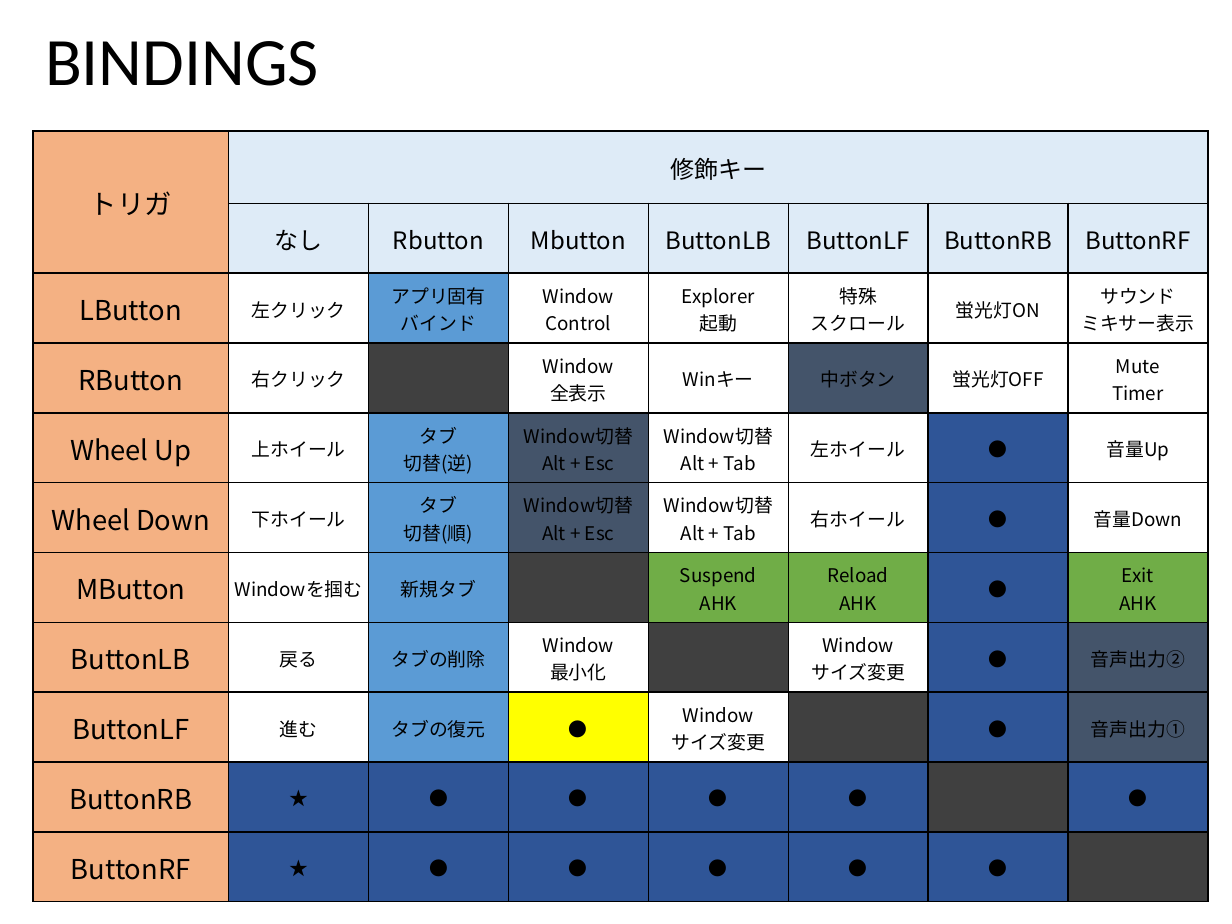
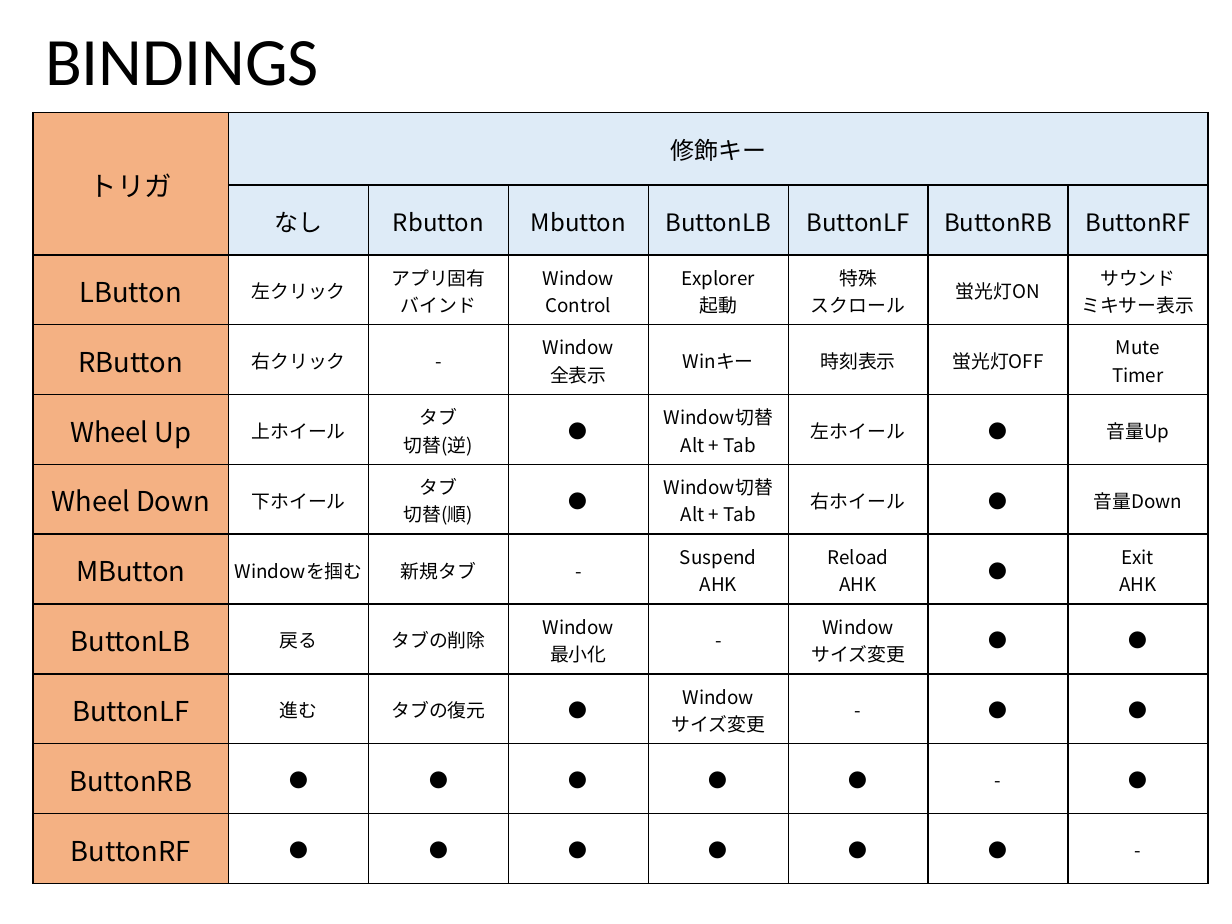
Before and after one commit to ittooo66/myAHK, a slide deck: slide 16 of MANUAL.pptx. Drawn at 1232x924 pixels with LibreOffice and Linux fonts; fonts in the diff are those of the drawing. Boxes give left, top, right and bottom in pixels: in the first picture for what was removed or moved away, otherwise in the second. Text is boxed around its words. In the diff, an @@ line names an element or a change of style, - is before the commit and + after.

```diff
--- a/MANUAL.pptx
+++ b/MANUAL.pptx
@@ table at <box>33,113,1212,885</box> @@
-row 4, column 3: 
+row 4, column 3: -
-row 4, column 6: 中ボタン
+row 4, column 6: 時刻表示
-row 5, column 4: Window切替 / Alt + Esc
+row 5, column 4: ●
-row 6, column 4: Window切替 / Alt + Esc
+row 6, column 4: ●
-row 7, column 4: 
+row 7, column 4: -
-row 8, column 5: 
+row 8, column 5: -
-row 8, column 8: 音声出力②
+row 8, column 8: ●
-row 9, column 6: 
+row 9, column 6: -
-row 9, column 8: 音声出力①
+row 9, column 8: ●
-row 10, column 2: ★
+row 10, column 2: ●
-row 10, column 7: 
+row 10, column 7: -
-row 11, column 2: ★
+row 11, column 2: ●
-row 11, column 8: 
+row 11, column 8: -
@@ fill #5B9BD5 to none in 6 cells @@
@@ fill #404040 to none in 6 cells @@
@@ fill #44546A to none in 5 cells @@
@@ fill #2F5597 to none in 17 cells @@
@@ fill #70AD47 to none in 3 cells @@
@@ fill #FFFF00 to none in row 9, column 4 @@
@@ table: place and size @@
-table at <box>33,131,1212,902</box>
+table at <box>33,113,1212,885</box>
```
Also in this commit, not shown: 3 other slides changed, 1 other file.
